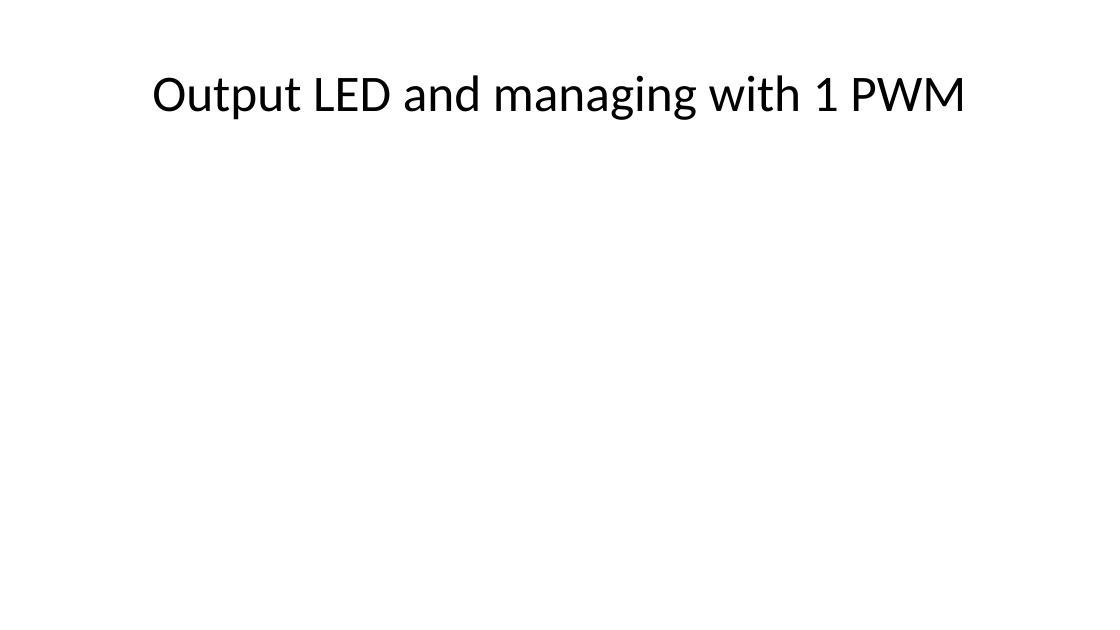
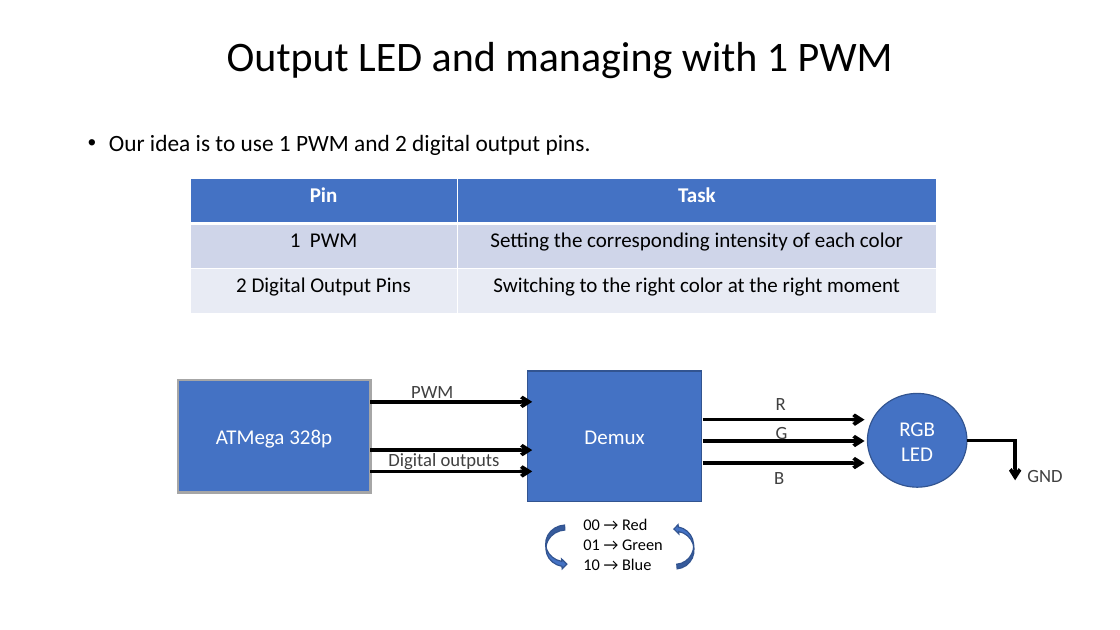
Before and after one commit to Team-Sagittarius-ENTC/RGBsensor, a slide deck: slide 15 of prabhashwara/PROGRESS AND SUMMARY.pptx. Drawn at 1120x630 pixels with LibreOffice and Linux fonts; fonts in the diff are those of the drawing. Boxes give left, top, right and bottom in pixels: in the first picture for what was removed or moved away, otherwise in the second. Text is boxed around its words. In the diff, an @@ line names an element or a change of style, - is before the commit and + after.

```diff
--- a/prabhashwara/PROGRESS AND SUMMARY.pptx
+++ b/prabhashwara/PROGRESS AND SUMMARY.pptx
@@ title "Output LED and managing with ...": place and size @@
-title "Output LED and managing with ..." at box(152, 75, 966, 120)
+title "Output LED and managing with ..." at box(227, 42, 893, 79)
@@ title "Output LED and managing with ..." at box(227, 42, 893, 79): size 44 to 36 pt @@
@@ text added at box(109, 134, 591, 155), 20 pt, text #000000 @@
+• Our idea is to use 1 PWM and 2 digital output pins.
@@ table added at box(190, 178, 937, 313), 3 rows, 2 columns @@
+Pin | Task
+1 PWM | Setting the corresponding intensity of each color
+2 Digital Output Pins | Switching to the right color at the right moment
@@ rectangle added at box(178, 380, 371, 492), fill #4472C4, outline #A6A6A6 2.25 pt, 18 pt, text #FFFFFF @@
+ATMega 328p
@@ text added at box(411, 386, 453, 404), 16 pt, text #404040 @@
+PWM
@@ rectangle added at box(528, 371, 702, 502), fill #4472C4, outline #325491 1 pt, 18 pt, text #FFFFFF @@
+Demux
@@ arrow added from (371, 402) to (533, 402), #000000 3 pt @@
@@ text added at box(776, 398, 786, 410), 16 pt, text #404040 @@
+R
@@ ellipse added at box(868, 393, 967, 487), fill #4472C4, outline #325491 1 pt, 18 pt, text #FFFFFF @@
+RGB
+LED
@@ arrow added from (703, 420) to (865, 420), #000000 3 pt @@
@@ arrow added from (703, 441) to (865, 441), #000000 3 pt @@
@@ text added at box(776, 427, 788, 443), 16 pt, text #404040 @@
+G
@@ line added from (967, 440) to (1017, 440), #000000 2.25 pt @@
@@ arrow added from (1016, 439) to (1016, 481), #000000 3 pt @@
@@ arrow added from (371, 450) to (533, 450), #000000 3 pt @@
@@ arrow added from (371, 471) to (533, 471), #000000 3 pt @@
@@ text added at box(388, 451, 500, 472), 16 pt, text #404040 @@
+Digital outputs
@@ arrow added from (703, 463) to (865, 463), #000000 3 pt @@
@@ text added at box(774, 472, 784, 484), 16 pt, text #404040 @@
+B
@@ text added at box(1027, 470, 1062, 482), 16 pt, text #404040 @@
+GND
@@ curved right arrow added at box(545, 525, 568, 571), fill #4472C4, outline #325491 1 pt @@
@@ text added at box(583, 518, 663, 570), 14 pt, text #000000 @@
+00 → Red
+01 → Green
+10 → Blue
@@ curved right arrow added at box(674, 523, 696, 569), fill #4472C4, outline #325491 1 pt @@
```
Also in this commit, not shown: 2 slides added.
